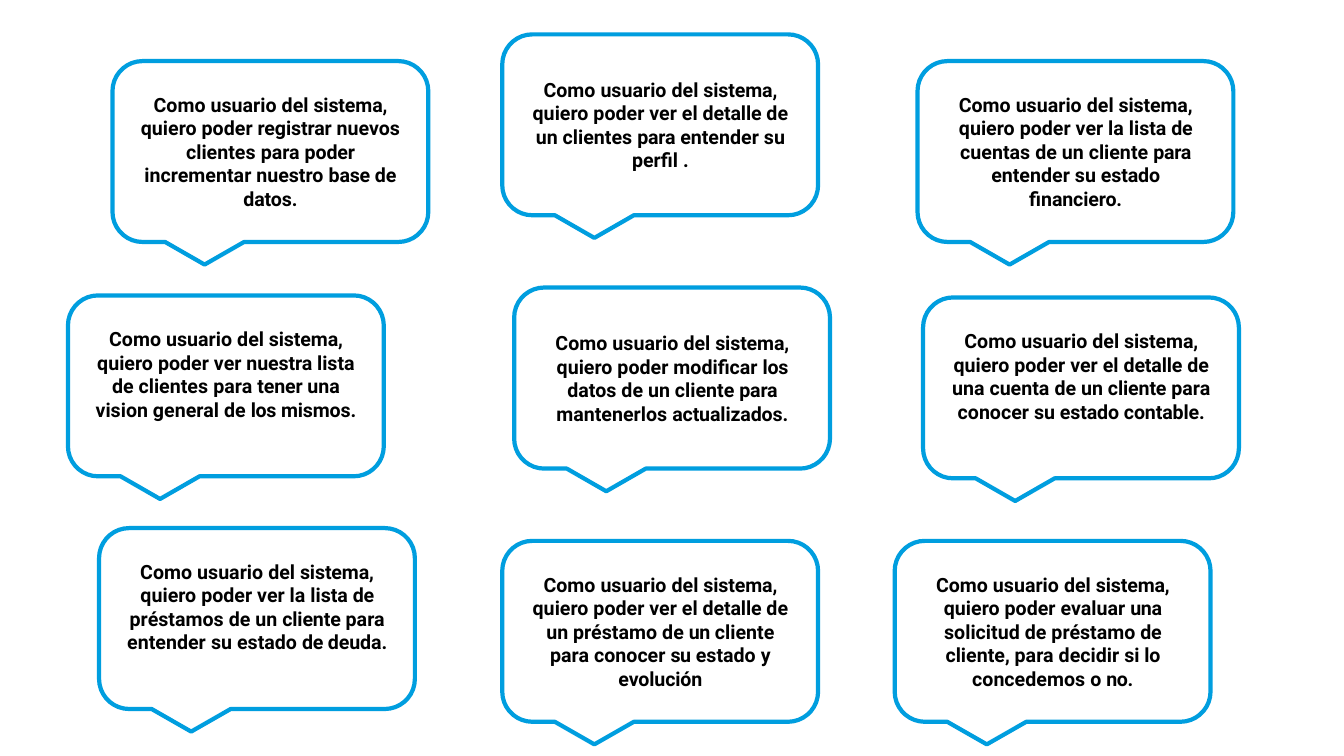
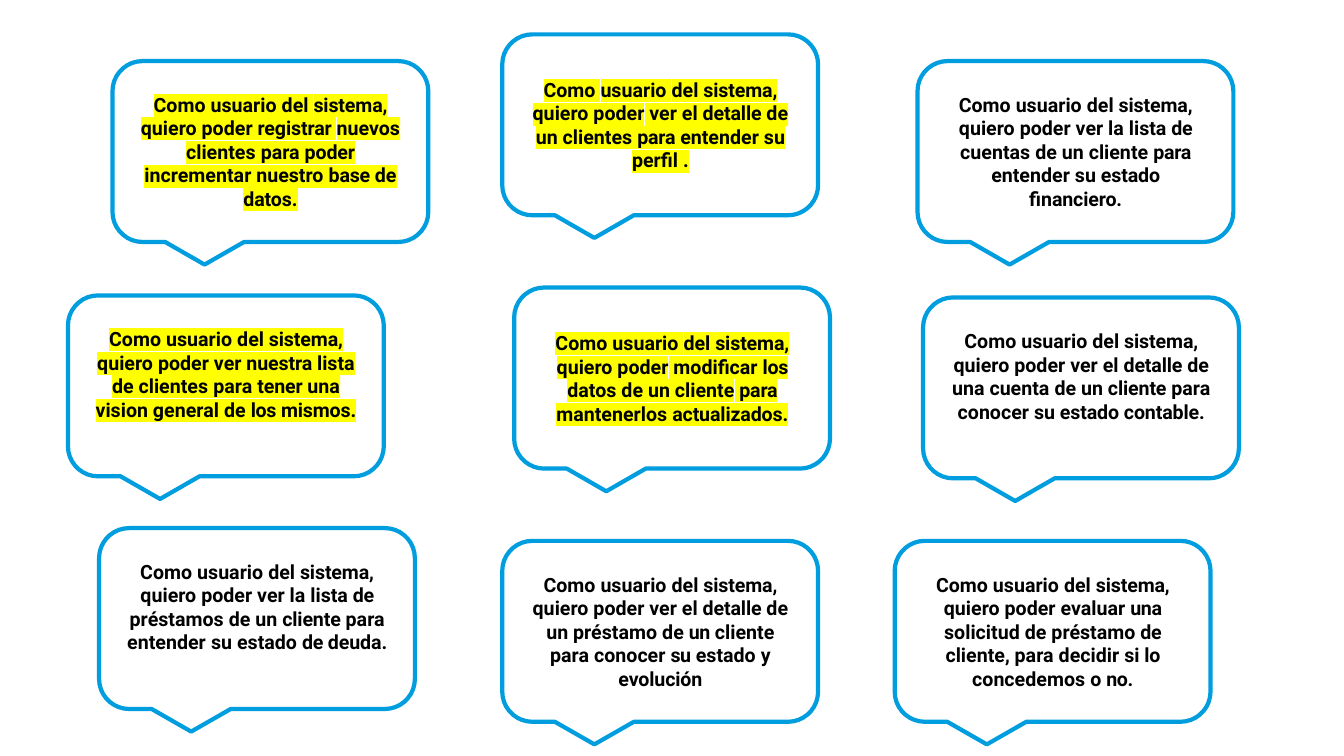
Before and after one commit to Juan-JosePresaDominguez/Reto4-CapaDePersistencia, a slide deck: slide 8 of MyPersonalBankAPI/docs/R4 - Reto Caso Práctico [Equipo 2] - CAPA DE PERSISTENCIA.pptx. Drawn at 1344x756 pixels with LibreOffice and Linux fonts; fonts in the diff are those of the drawing. Boxes give left, top, right and bottom in pixels: in the first picture for what was removed or moved away, otherwise in the second. Text is boxed around its words. In the diff, an @@ line names an element or a change of style, - is before the commit and + after.

Commit message:
ClientesDBRepo (FINAL)

```diff
--- a/MyPersonalBankAPI/docs/R4 - Reto Caso Práctico [Equipo 2] - CAPA DE PERSISTENCIA.pptx
+++ b/MyPersonalBankAPI/docs/R4 - Reto Caso Práctico [Equipo 2] - CAPA DE PERSISTENCIA.pptx
@@ highlight none to #FFFF00 in 4 elements at <box>141,94,400,212</box>, <box>555,335,789,427</box>, <box>96,331,356,423</box>, <box>533,82,788,171</box> @@
```
Also in this commit, not shown: 4 other slides changed, 4 slides added, 5 slides removed.
